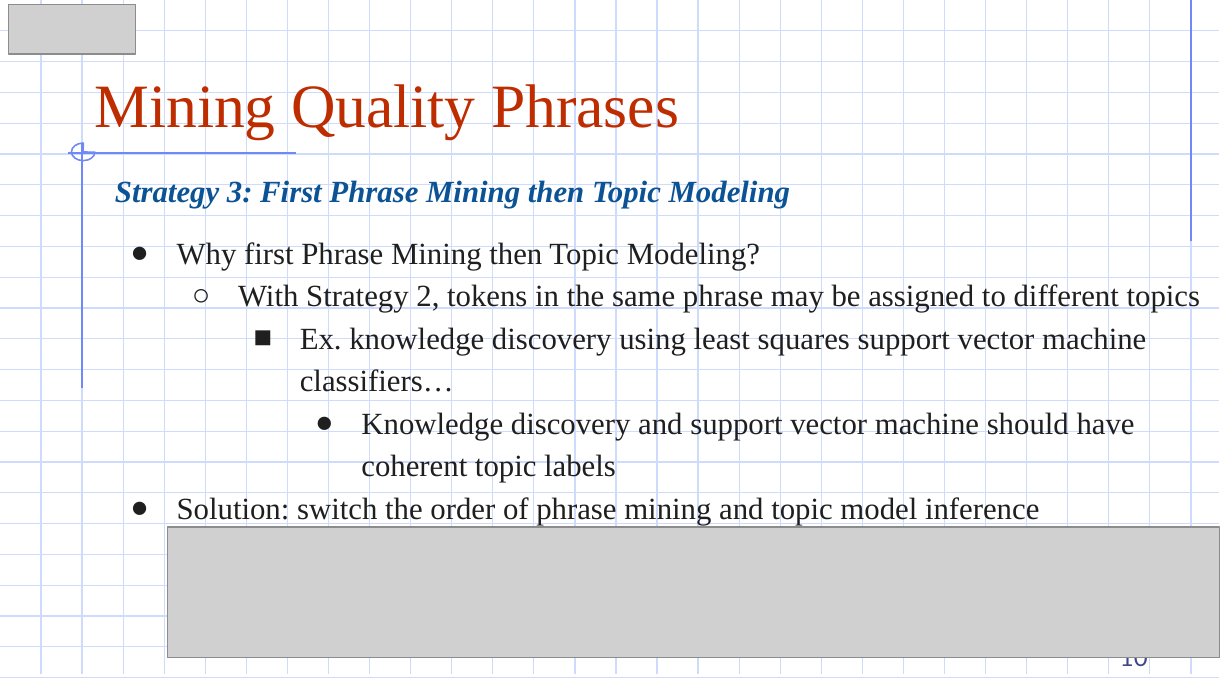
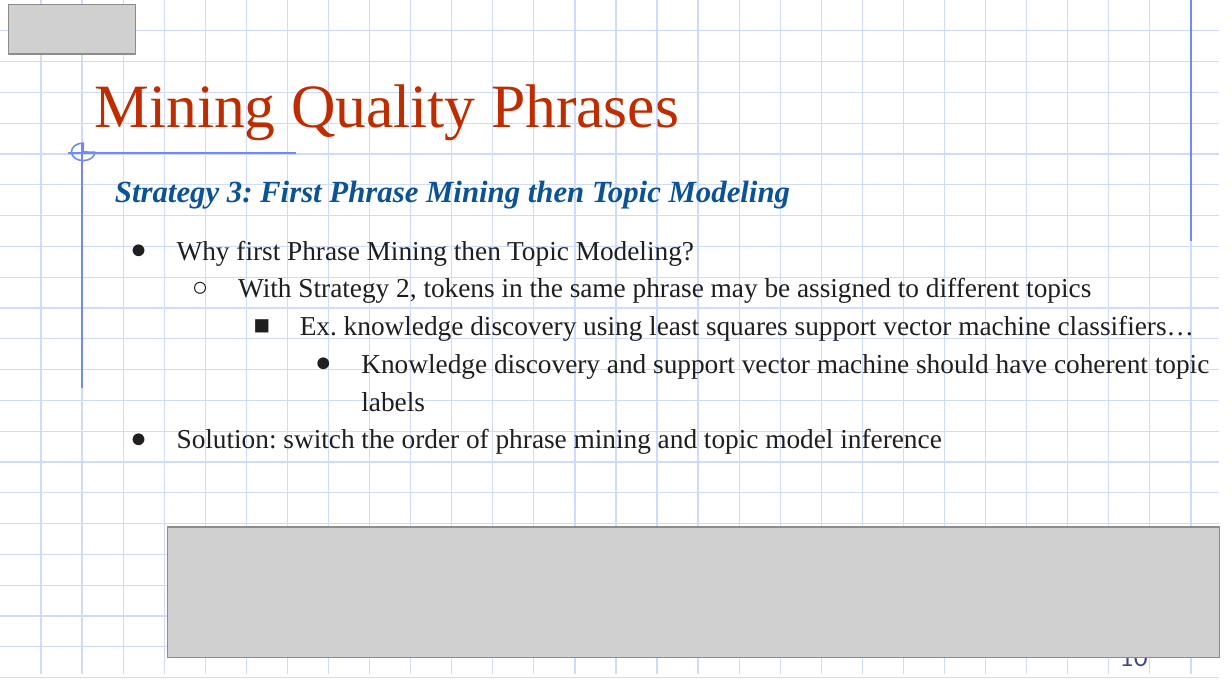
Before and after one commit to DazielNguyen/DBM302m, a slide deck: slide 10 of slides/Chapter 03/3.11 Mining Quality Phrases.pptx. Drawn at 1232x693 pixels with LibreOffice and Linux fonts; fonts in the diff are those of the drawing; grey boxes stand for pictures. Boxes give left, top, right and bottom in pixels: in the first picture for what was removed or moved away, otherwise in the second. Text is boxed around its words. In the diff, an @@ line names an element or a change of style, - is before the commit and + after.

```diff
--- a/slides/Chapter 03/3.11 Mining Quality Phrases.pptx
+++ b/slides/Chapter 03/3.11 Mining Quality Phrases.pptx
@@ text "Why first Phrase Mining then ..." at (x1=177, y1=239, x2=1210, y2=454): size 18 to 16 pt @@
```
Also in this commit, not shown: 6 other slides changed, 4 other files.
